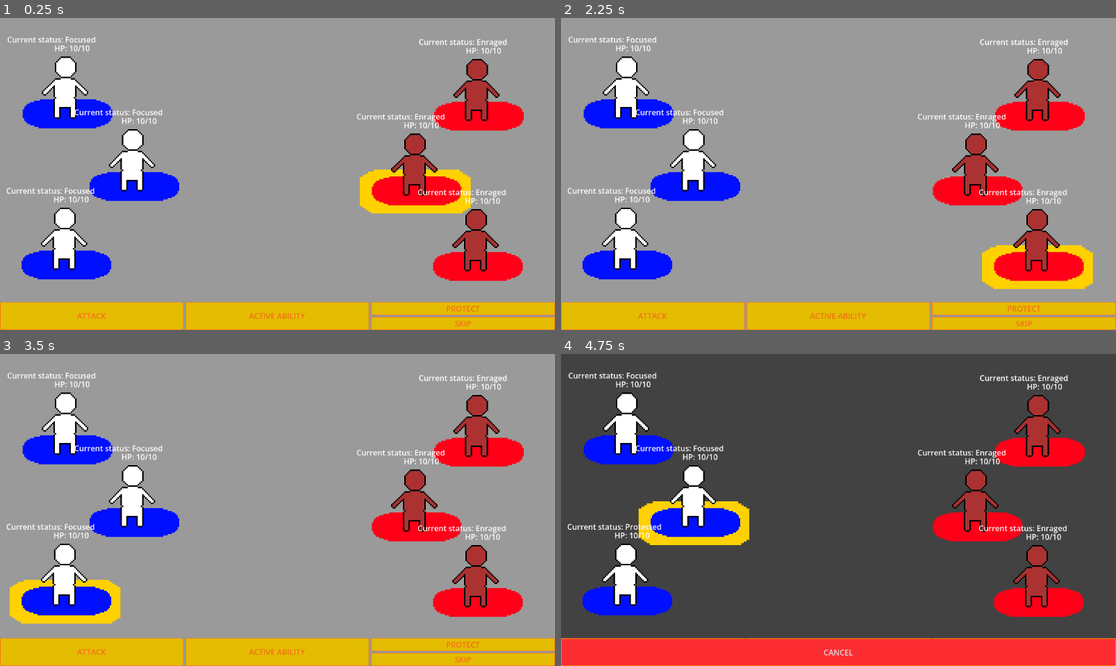
Above: before the commit, frames 1-4 (two rows, left to right).
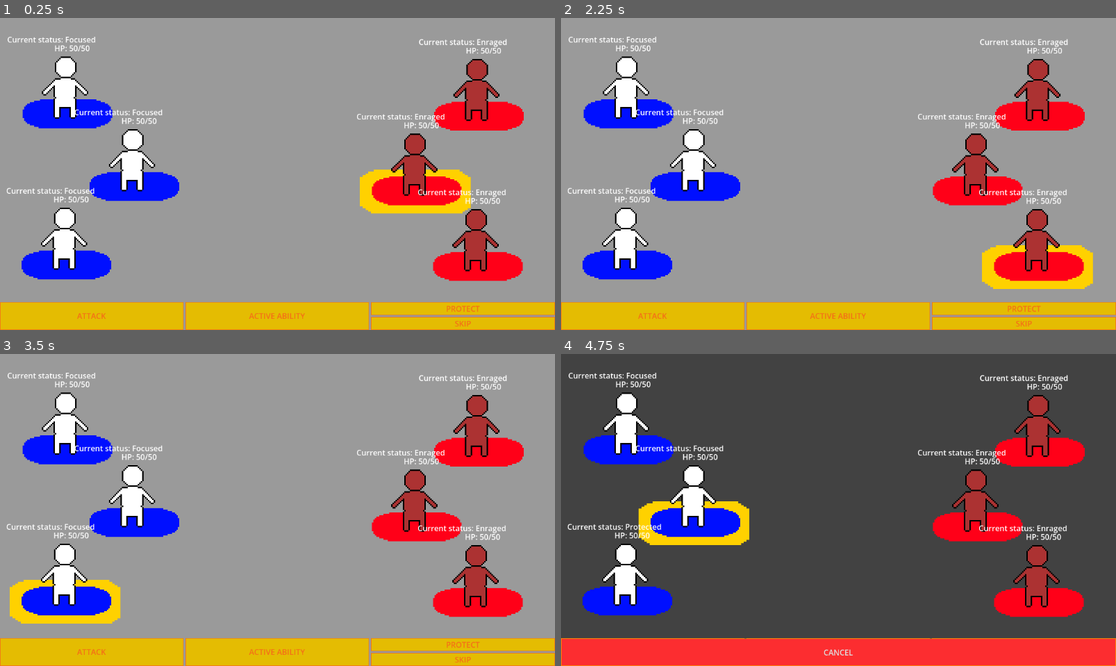
Above: after the commit, the same moments.

Repository: crowprogramsgames/erpge
Game: Godot game, scene res://scenes/battle/battle.tscn
The game is run twice, just before and just after one commit, with the same random seed, the same clock (stepped at 60 frames per second) and the same inputs.
Inputs:
- Up to frame 1 (0.25 s): no input
- Up to frame 2 (2.25 s): click "ATTACK" at 0.5 s; click "ACTIVE ABILITY" at 1.25 s; click "SKIP" at 2 s
- Up to frame 3 (3.5 s): click "SKIP" at 2.75 s
- Up to frame 4 (4.75 s): click "PROTECT" at 3.5 s; click "ATTACK" at 4.25 s

The runs differ from the first frame. In frame 1, less than 0.1% of the frame differs, in the area x 12-90%, y 8-60%; in frame 2, less than 0.1%; in frame 3, less than 0.1%; in frame 4, 0.1%.

Commit message:
dummy and angry active abilities work

Diff:
--- /dev/null
+++ b/archetypes/pruebas/Angry/a_angry.gd
@@ -0,0 +1,12 @@
+extends Active
+
+
+func a_action(o : Character) -> void:
+	Action.set_action(Action.ACTION.ABILITY, Action.SELECTABLE.ALL, Action.RESTRICTION.ALIVE)
+	o.action_menu.cancelBtn.show()
+	Events.choose_target.emit()
+
+func a_ability(o: Character, t: Character) -> void:
+	t.status_manager.grant_status("enraged", t)
+	pay_cost(o)
+	o.archetype.end_of_turn(o)
--- a/archetypes/pruebas/Angry/a_angry.tres
+++ b/archetypes/pruebas/Angry/a_angry.tres
@@ -1,6 +1,6 @@
-[gd_resource type="Resource" script_class="Active" format=3 uid="uid://bgd37bmva8vj7"]
+[gd_resource type="Resource" format=3 uid="uid://bgd37bmva8vj7"]
 
-[ext_resource type="Script" uid="uid://b7d6rex4qpujm" path="res://resources/active.gd" id="1_3dhi5"]
+[ext_resource type="Script" uid="uid://cl7me2fxpk6uo" path="res://archetypes/pruebas/Angry/a_angry.gd" id="1_3dhi5"]
 
 [resource]
 script = ExtResource("1_3dhi5")
--- a/archetypes/pruebas/Angry/angry.tres
+++ b/archetypes/pruebas/Angry/angry.tres
@@ -1,14 +1,20 @@
 [gd_resource type="Resource" script_class="Archetype" format=3 uid="uid://ctlpm2r8l0cf8"]
 
 [ext_resource type="Script" uid="uid://qoe7jgamtuc7" path="res://resources/archetype.gd" id="1_fgbgo"]
+[ext_resource type="Resource" uid="uid://bgd37bmva8vj7" path="res://archetypes/pruebas/Angry/a_angry.tres" id="1_mtwf2"]
 [ext_resource type="Texture2D" uid="uid://cnule6p8qxdrr" path="res://art/adv_sprites/ang_files.png" id="1_r6bii"]
+[ext_resource type="Resource" uid="uid://c1ethuiqgq5mw" path="res://archetypes/pruebas/Angry/p_angry.tres" id="2_1yca4"]
 [ext_resource type="Resource" uid="uid://buitq68mel73h" path="res://statuses/enraged.tres" id="3_gce5j"]
+[ext_resource type="Resource" uid="uid://dy4imxdahwk4w" path="res://items/weapons/longsword.tres" id="4_gce5j"]
 
 [resource]
 script = ExtResource("1_fgbgo")
 arch_name = "Angry"
 arch_desc = "Grants \"enraged\" status to an ally"
 portrait = ExtResource("1_r6bii")
-base_hp = 10
+base_hp = 50
 starting_status = ExtResource("3_gce5j")
+passive_ability = ExtResource("2_1yca4")
+active_ability = ExtResource("1_mtwf2")
+weapon = ExtResource("4_gce5j")
 metadata/_custom_type_script = "uid://qoe7jgamtuc7"
--- a/archetypes/pruebas/Dummy/a_dummy.gd
+++ b/archetypes/pruebas/Dummy/a_dummy.gd
@@ -1,5 +1,11 @@
 extends Active
 
-func active_action(_src : Character) -> void:
-	#select_target()
-	pass
+func a_action(o : Character) -> void:
+	Action.set_action(Action.ACTION.ABILITY, Action.SELECTABLE.ALL, Action.RESTRICTION.ALIVE)
+	o.action_menu.cancelBtn.show()
+	Events.choose_target.emit()
+
+func a_ability(o: Character, t: Character) -> void:
+	t.status_manager.grant_status("focused", t)
+	pay_cost(o)
+	o.archetype.end_of_turn(o)
--- a/archetypes/pruebas/Dummy/dummy.tres
+++ b/archetypes/pruebas/Dummy/dummy.tres
@@ -5,14 +5,16 @@
 [ext_resource type="Texture2D" uid="uid://c0wir1vojm65h" path="res://art/adv_sprites/dum_files.png" id="3_egtdl"]
 [ext_resource type="Script" uid="uid://qoe7jgamtuc7" path="res://resources/archetype.gd" id="4_5nkdd"]
 [ext_resource type="Resource" uid="uid://ubnfnsut5scf" path="res://statuses/focused.tres" id="5_3kxlp"]
+[ext_resource type="Resource" uid="uid://dy4imxdahwk4w" path="res://items/weapons/longsword.tres" id="6_er2gb"]
 
 [resource]
 script = ExtResource("4_5nkdd")
 arch_name = "Dummy"
 arch_desc = "Grants \"focused\" status to an ally"
 portrait = ExtResource("3_egtdl")
-base_hp = 10
+base_hp = 50
 starting_status = ExtResource("5_3kxlp")
 passive_ability = ExtResource("2_er2gb")
 active_ability = ExtResource("1_3kxlp")
+weapon = ExtResource("6_er2gb")
 metadata/_custom_type_script = "uid://qoe7jgamtuc7"
--- a/globals/global_functions.gd
+++ b/globals/global_functions.gd
@@ -42,7 +42,7 @@
 	return [hit_mult, pre_bonus]
 
 func damage(pre_b : int, hit_mult : float, o: Character , t : Character) -> int:
-	var WD = 4
+	var WD : int = o.weapon.weapon_dmg
 	var dmg : int = floor(WD * (1
 	+ o.tot_pow() * o.archetype.pow_range
 	+ pre_b * o.archetype.pre_range
--- /dev/null
+++ b/items/weapons/longsword.tres
@@ -0,0 +1,10 @@
+[gd_resource type="Resource" script_class="Weapon" format=3 uid="uid://dy4imxdahwk4w"]
+
+[ext_resource type="Script" uid="uid://csiqg3bctj7ka" path="res://resources/weapon.gd" id="1_ikesb"]
+
+[resource]
+script = ExtResource("1_ikesb")
+weapon_name = &"Longsword"
+weapon_desc = "Pointy and sharp metal stick"
+weapon_dmg = 10
+metadata/_custom_type_script = "uid://csiqg3bctj7ka"
--- a/resources/active.gd
+++ b/resources/active.gd
@@ -5,5 +5,11 @@
 @export_multiline var active_desc : String = ""
 @export var cost : int = 3
 
-func active_action(_src : Character) -> void:
+func a_action(o : Character) -> void:
 	pass
+
+func a_ability(o: Character, t: Character) -> void:
+	pass
+
+func pay_cost(o : Character):
+	o.curr_crystals -= cost
--- a/resources/archetype.gd
+++ b/resources/archetype.gd
@@ -35,6 +35,8 @@
 @export var passive_ability : Passive
 @export var active_ability : Active
 
+@export_group("Starting Items")
+@export var weapon : Weapon
 
 #TURN
 func character_turn(char : Character):
@@ -75,8 +77,8 @@
 	match Action.action:
 		Action.ACTION.ATTACK:
 			GL.attack(origin, target)
-		_:
-			pass
+		Action.ACTION.ABILITY:
+			active_ability.a_ability(origin, target)
 
 #UTILITY
 func add_crystals(q : int, char : Character) -> int:
--- a/scenes/characters/action_menu/action_menu.gd
+++ b/scenes/characters/action_menu/action_menu.gd
@@ -17,9 +17,16 @@
 
 	get_parent().archetype.protect_action(get_parent())
 
+func _on_active_button_pressed() -> void:
+	var arch : Archetype = get_parent().archetype
+	var crystals = get_parent().curr_crystals
+	if crystals >= arch.active_ability.cost:
+		arch.active_ability.a_action(get_parent())
+	else:
+		print("not enough crystals (" + str(crystals) + "/" + str(arch.active_ability.cost) + ")")
 
 func _on_attack_button_pressed() -> void:
-	Action.set_action(Action.ACTION.ATTACK, Action.SELECTABLE.ENEMY, Action.RESTRICTION.ALIVE)
+	#Action.set_action(Action.ACTION.ATTACK, Action.SELECTABLE.ENEMY, Action.RESTRICTION.ALIVE)
 	get_parent().archetype.attack_action(get_parent())
 
 
--- a/scenes/characters/action_menu/action_menu.tscn
+++ b/scenes/characters/action_menu/action_menu.tscn
@@ -107,6 +107,7 @@
 text = "CANCEL"
 
 [connection signal="pressed" from="BoxContainer/HBoxContainer/AttackButton" to="." method="_on_attack_button_pressed"]
+[connection signal="pressed" from="BoxContainer/HBoxContainer/ActiveButton" to="." method="_on_active_button_pressed"]
 [connection signal="pressed" from="BoxContainer/HBoxContainer/VBoxContainer/ProtectButton" to="." method="_on_protect_button_pressed"]
 [connection signal="pressed" from="BoxContainer/HBoxContainer/VBoxContainer/SkipButton" to="." method="_on_skip_pressed"]
 [connection signal="pressed" from="CancelButton" to="." method="_on_cancel_button_pressed"]
--- a/scenes/characters/character.gd
+++ b/scenes/characters/character.gd
@@ -8,7 +8,8 @@
 @onready var sprite : Sprite2D = $CharSprite
 @onready var turn_platform : Sprite2D = $TurnPlatform
 @onready var health_ui : Label = %Health
-@onready var status_ui : Label = %Status as Label
+@onready var status_ui : Label = %Status
+
 const BLUE_PLATFORM = preload("res://art/adv_sprites/blue_platfomr.png")
 const RED_PLATFORM = preload("res://art/adv_sprites/red_platform.png")
 
@@ -17,15 +18,18 @@
 @export var archetype : Archetype :set = _set_archetype
 
 var curr_crystals : int
+var effect_list : Array[Effect]
 var status : Status
 
 var max_hp : int
-var hp
+var hp : int
 var pow : int
 var end : int
 var fin : int
 var ref : int
 var vir : int
+
+var weapon : Weapon
 
 var initiative : int = 0
 
@@ -46,6 +50,8 @@
 	fin = archetype.base_fin
 	ref = archetype.base_ref
 	vir = archetype.base_vir
+
+	weapon = archetype.weapon
 
 	update_stats()
 
@@ -94,15 +100,15 @@
 	#end of turn
 #STATS
 func tot_pow():
-	return pow
+	return pow + status.t_pow
 func tot_end():
-	return end
+	return end + status.t_end
 func tot_fin():
-	return fin
+	return fin + status.t_fin
 func tot_ref():
-	return ref
+	return ref + status.t_ref
 func tot_vir():
-	return vir
+	return vir + status.t_vir
 
 func check_status(status : StringName):
 	return status.capitalize() == self.status.status_name.capitalize()
Not shown, added: archetypes/pruebas/Angry/a_angry.gd.uid
Renamed: weapons/unnarmed.tres -> items/weapons/unnarmed.tres
Not shown, added: READ.ME
